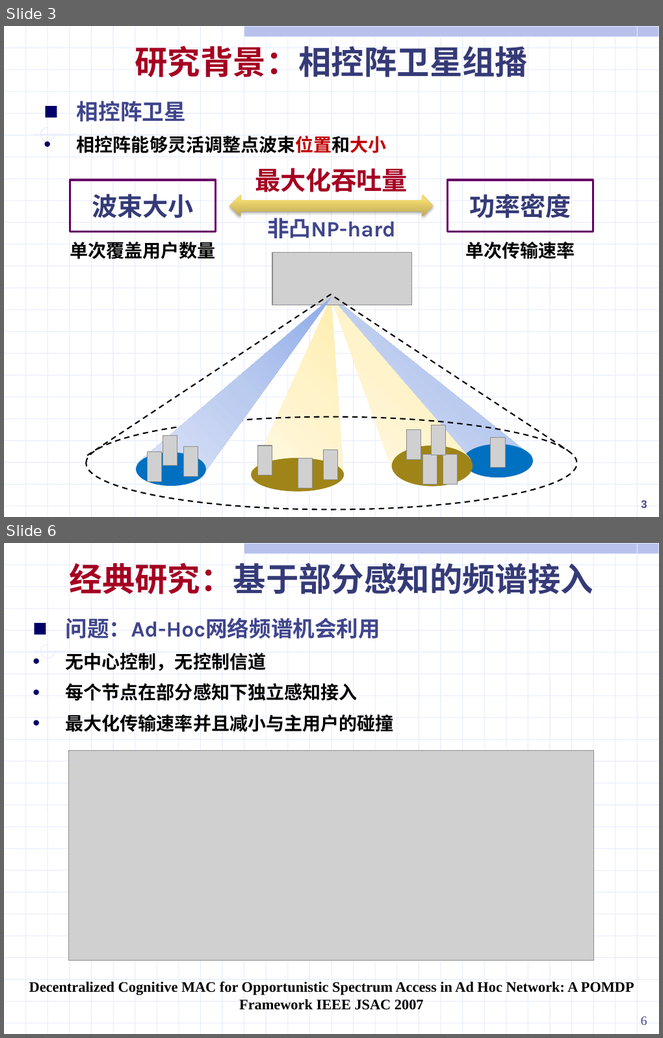
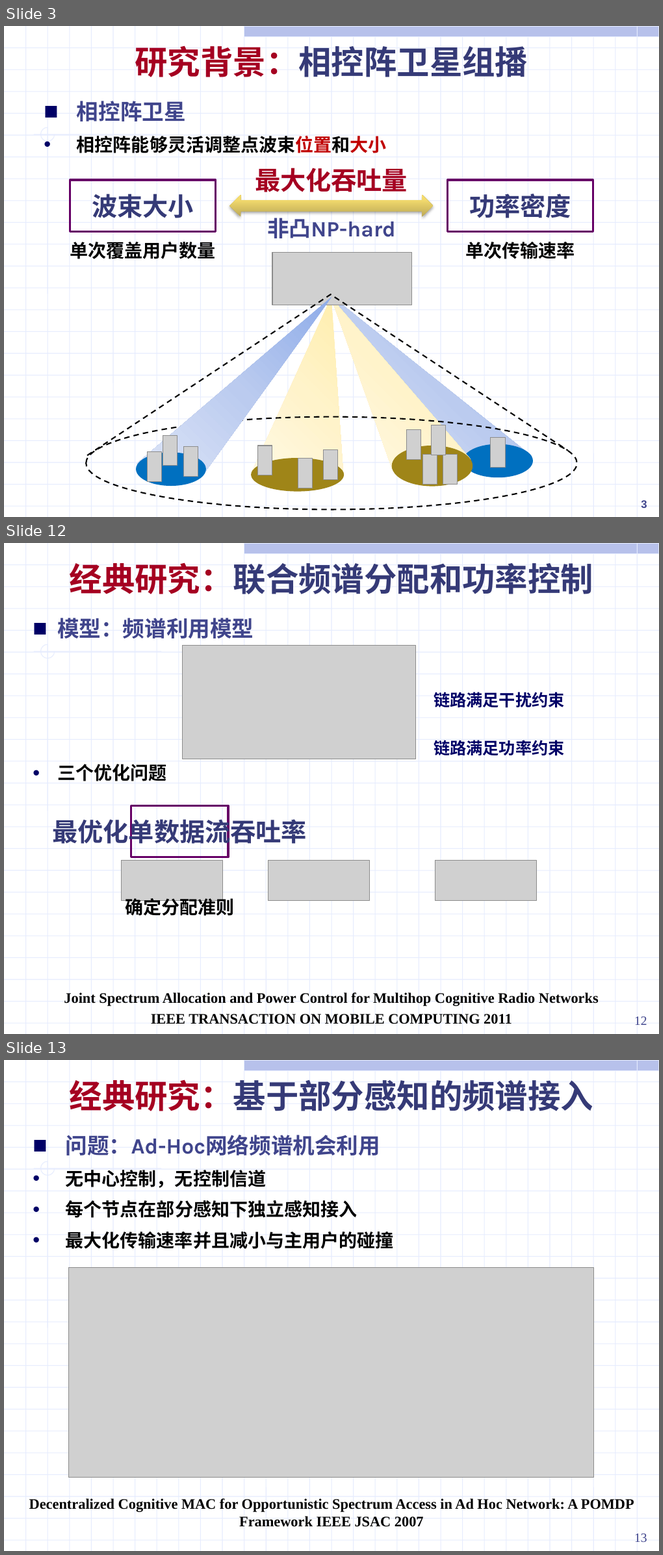
Before and after one commit to ssheroes/hello-world, a slide deck: 战术网频谱共享调研 (2).pptx. Shown one above the other, each under a label of ours: slides 3 and 6 before the commit, slides 3, 12 and 13 after it; the slides between them are not shown. The pictures are 663x1038 and 663x1555 pixels, drawn with LibreOffice and Linux fonts; fonts in the diff are those of the drawing; grey boxes stand for pictures. Boxes give left, top, right and bottom in pixels: in the first picture for what was removed or moved away, otherwise in the second. Text is boxed around its words. In the diff, an @@ line names an element or a change of style, - is before the commit and + after.

```diff
--- a/战术网频谱共享调研 (2).pptx
+++ b/战术网频谱共享调研 (2).pptx
@@ slide 12 added at [4,543,659,1034], background #FFFFFF; not listed: 56 template elements that a slide beside it also shows @@
@@ text added at [70,563,594,594], 36 pt, text #353A77, bold @@
+经典研究：联合频谱分配和功率控制
@@ text added at [57,618,254,782], 24 pt, text #40458C, bold @@
+■ 模型：频谱利用模型
+• 三个优化问题
@@ picture added at [182,645,416,759] @@
@@ text added at [434,692,565,708], 18 pt, text #000066, bold @@
+链路满足干扰约束
@@ text added at [434,740,565,756], 18 pt, text #000066, bold @@
+链路满足功率约束
@@ rectangle added at [131,806,228,858], outline #660066 2.25 pt, 28 pt, text #353A77, bold @@
+最优化单数据流吞吐率
@@ picture added at [121,861,223,901] @@
@@ picture added at [269,861,370,901] @@
@@ picture added at [435,861,537,901] @@
@@ text added at [125,896,234,919], 20 pt, text #000000, bold @@
+确定分配准则
@@ text added at [64,993,599,1025], 16 pt, text #000000, bold @@
+Joint Spectrum Allocation and Power Control for Multihop Cognitive Radio Networks
+IEEE TRANSACTION ON MOBILE COMPUTING 2011
@@ page number added at [634,1017,648,1025], 14 pt, text #40458C @@
+12
@@ what was slide 6 is now slide 13 @@
@@ page number at [634,1534,648,1542]: text changed @@
-6
+13
```
Also in this commit, not shown: 2 slides changed, 6 other slides added.
